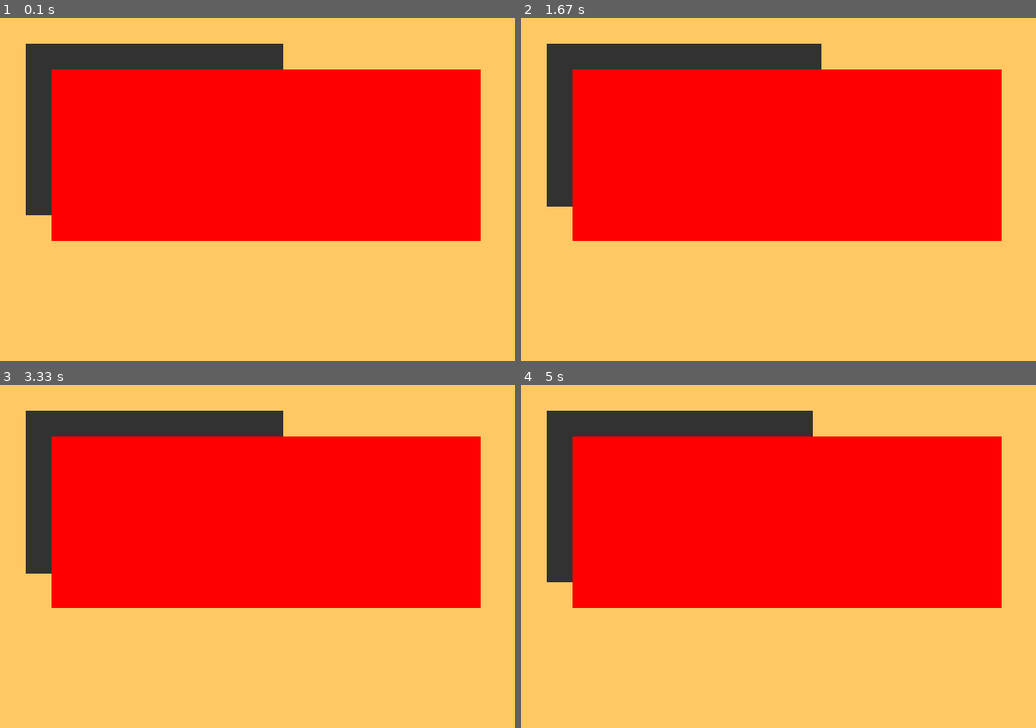
Above: before the commit, frames 1-4 (two rows, left to right).
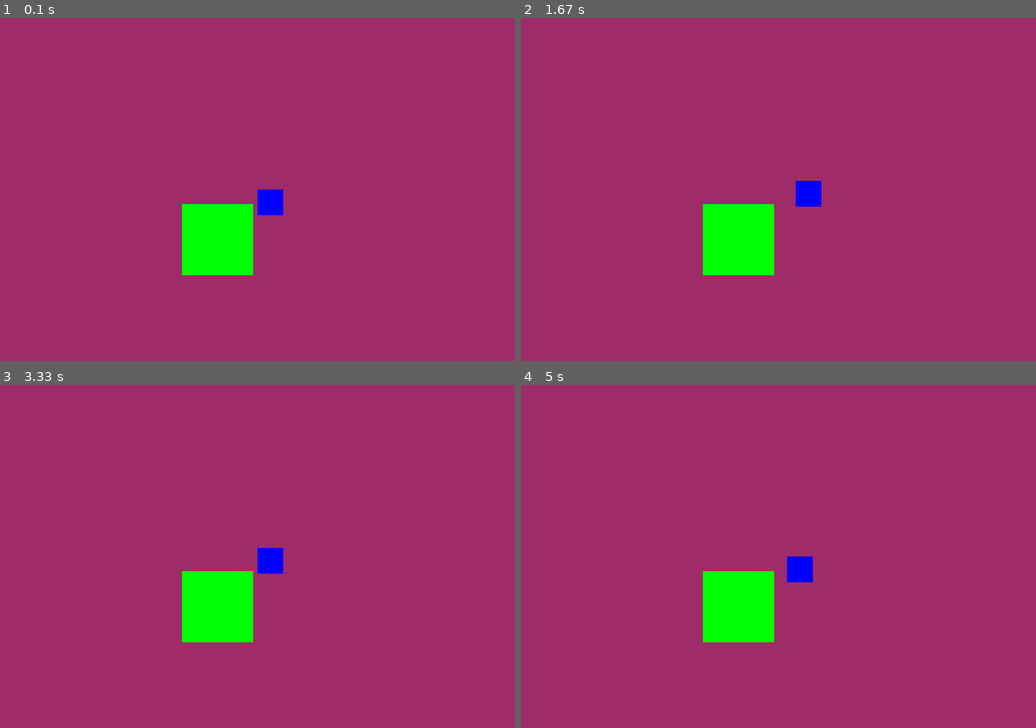
Above: after the commit, the same moments.

Repository: Fossa88/Python
Game: pygame game, started from pygame-Capstone/Collision Detection.py
Two runs of this game, one before a commit and one after it. Both use one fixed random seed, a clock stepped at 60 frames per second and the inputs below.
Inputs:
- Up to frame 1 (0.1 s): no input
- Up to frame 2 (1.67 s): hold D 0.33-0.8 s; hold W 0.83-1.13 s; hold D 1.17-1.63 s
- Up to frame 3 (3.33 s): hold A 1.67-2.2 s; hold S 2.23-2.53 s; hold A 2.57-2.97 s; hold W from 3 s (still down)
- Up to frame 4 (5 s): release W at 3.37 s; hold D 3.4-4.03 s; hold S 4.07-4.43 s; hold A 4.47-4.93 s; hold D from 4.97 s (still down)

The runs differ from the first frame. In frame 1, 100% of the frame differs, in the area x 0-100%, y 0-100%; in frame 2, 100%; in frame 3, 100%; in frame 4, 100%.

Commit message:
Update Collision Detection.py

Diff:
--- a/pygame-Capstone/Collision Detection.py
+++ b/pygame-Capstone/Collision Detection.py
@@ -1,27 +1,33 @@
 import pygame
+import random
 pygame.init()
 
 running = True
-background_colour = (255,200,100)
 (width, height) = (600, 400)
 surface = pygame.display.set_mode((width, height))
-surface.fill(background_colour)
 pygame.display.set_caption('Pygame Collision')
 
 clock = pygame.time.Clock()
 fps_limit = 60
 
-    # Player Circle
-colour = (50, 50 ,50)
+    # Colours
+GREEN = (0, 255, 0)
+RED = (255, 0, 0)
+BLUE = (0, 0, 255)
+AMARANTH = (159, 43, 104)
+
+    # Player Rectangle
+colour = BLUE
 Xpos = 300
 Ypos = 200
-player = pygame.draw.rect(surface, colour, pygame.Rect(30, 30, Xpos, Ypos))
+player = pygame.draw.rect(surface, colour, pygame.Rect(Xpos, Ypos, 30, 30))
 
     # Rectangle for collision detection
-colour1 = (255, 0, 0)
-Xpos1 = 500
-Ypos1 = 200
-circle = pygame.draw.rect(surface, colour1, pygame.Rect(60, 60, Xpos1, Ypos1))
+colour1 = GREEN
+Xpos1 = random.randint(100,300)
+Ypos1 = random.randint(100,500)
+Size = random.randint(1,100)
+Rectangle = pygame.draw.rect(surface, colour1, pygame.Rect(Xpos1, Ypos1, Size, Size))
 
 
 while running:
@@ -55,14 +61,15 @@
                 print('Xpos ' + str(Xpos))
                 print('Ypos ' + str(Ypos))
 
-        collide = pygame.Rect.colliderect(circle, player)
 
-        if collide:
-            print('hello')
+    if player.colliderect(Rectangle):
+        colour1 = RED
+    else:
+        colour1 = GREEN
 
-    surface.fill(background_colour)
-    pygame.draw.rect(surface, colour, pygame.Rect(30, 30, Xpos, Ypos))
-    pygame.draw.rect(surface, colour1, pygame.Rect(60, 60, Xpos1, Ypos1))
+    surface.fill(AMARANTH)
+    player = pygame.draw.rect(surface, colour, pygame.Rect(Xpos, Ypos, 30, 30))
+    Rectangle = pygame.draw.rect(surface, colour1, pygame.Rect(Xpos1, Ypos1, Size, Size))
 
     pygame.display.flip()
 
